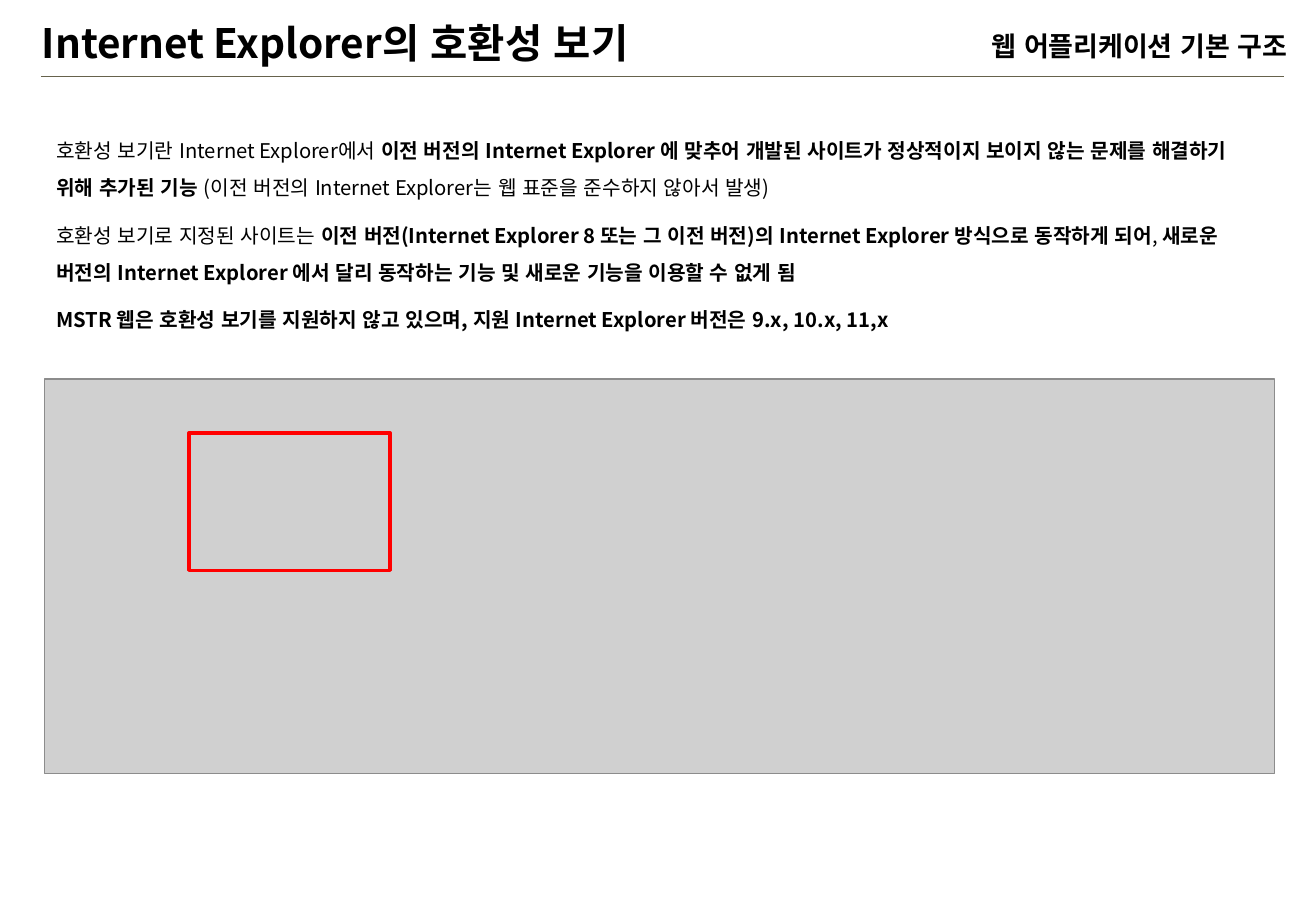
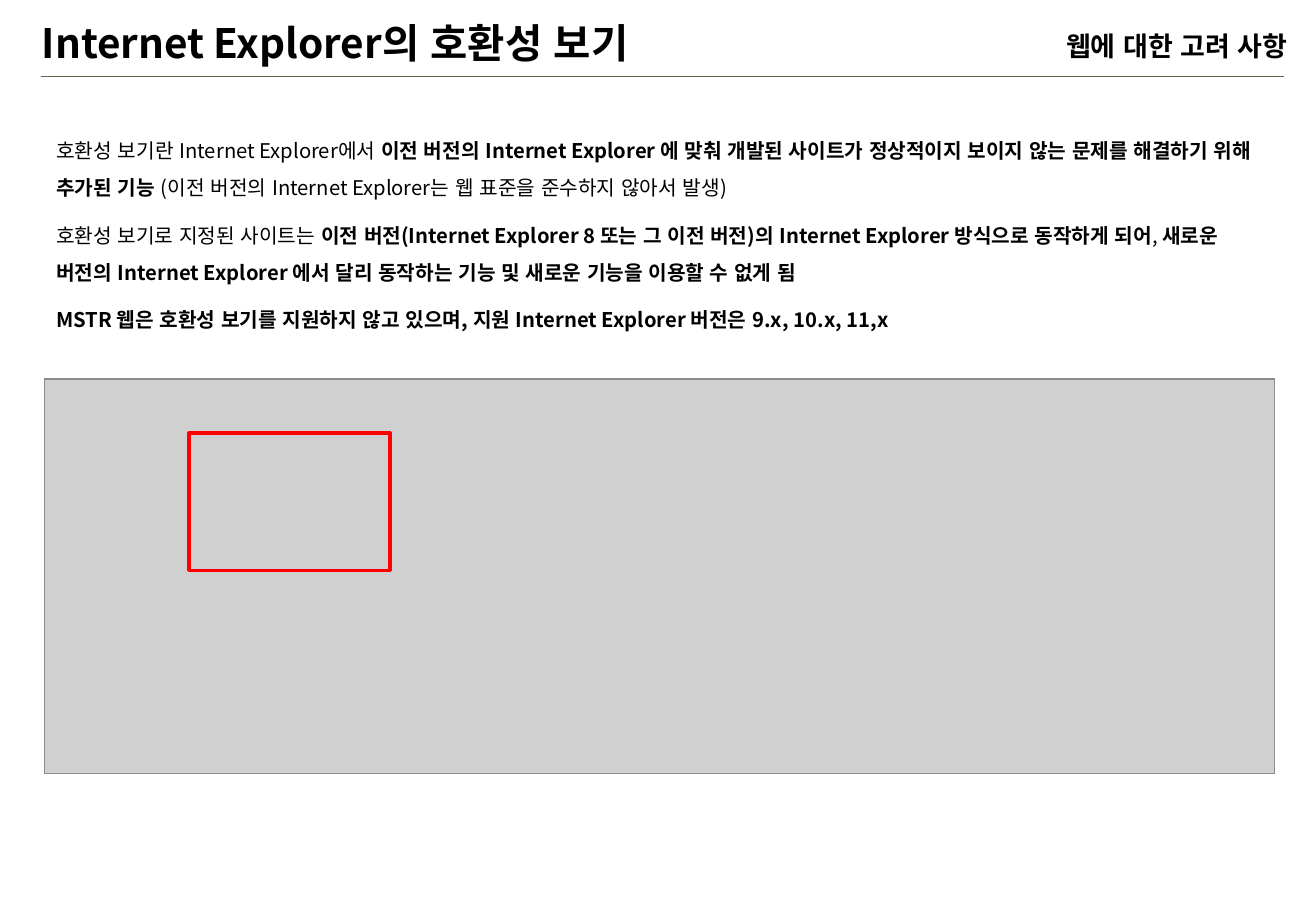
Before and after one commit to iused5/document, a slide deck: slide 10 of MSTR 웹교육/MSTR-웹.pptx (slide 9 before the commit). Drawn at 1316x911 pixels with LibreOffice and Linux fonts; fonts in the diff are those of the drawing; grey boxes stand for pictures; background and template pictures are left out. Boxes give left, top, right and bottom in pixels: in the first picture for what was removed or moved away, otherwise in the second. Text is boxed around its words. In the diff, an @@ line names an element or a change of style, - is before the commit and + after.

```diff
--- a/MSTR 웹교육/MSTR-웹.pptx
+++ b/MSTR 웹교육/MSTR-웹.pptx
@@ text at box(1066, 33, 1287, 59): text changed @@
-웹 어플리케이션 기본 구조
+웹에 대한 고려 사항
@@ text at box(56, 141, 1251, 200): text changed @@
-호환성 보기란 Internet Explorer에서 이전 버전의 Internet Explorer 에 맞추어 개발된 사이트가 정상적이지 보이지 않는 문제를 해결하기 위해 추가된 기능 (이전 버전의 Internet Explorer는 웹 표준을 준수하지 않아서 발생)
+호환성 보기란 Internet Explorer에서 이전 버전의 Internet Explorer 에 맞춰 개발된 사이트가 정상적이지 보이지 않는 문제를 해결하기 위해 추가된 기능 (이전 버전의 Internet Explorer는 웹 표준을 준수하지 않아서 발생)
```
Also in this commit, not shown: 25 other slides changed, 13 slides added, 1 slide removed, 1 other file.
